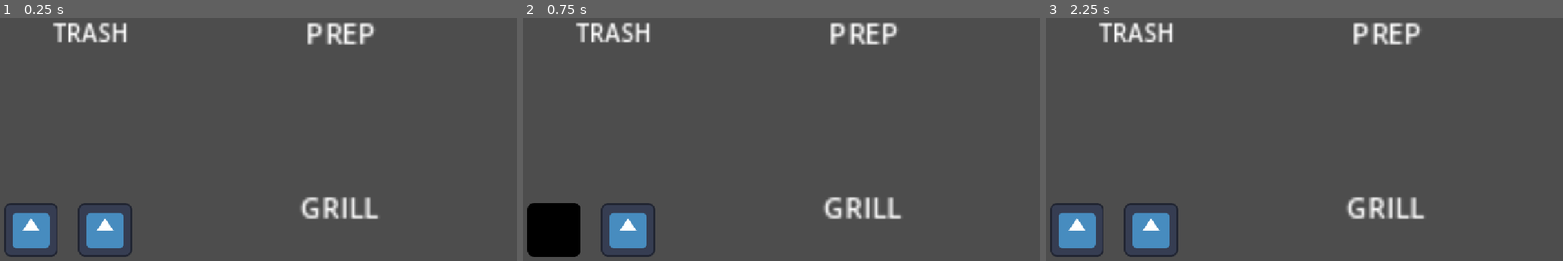
Above: before the commit, frames 1-3 (left to right).
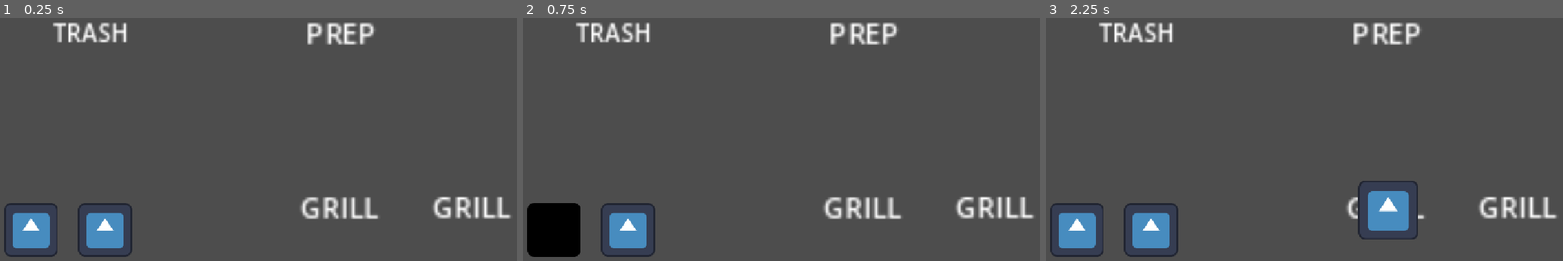
Above: after the commit, the same moments.

Repository: mosssara/Fish-and-Bun
Game: Godot game, scene res://scene/playarea.tscn
Two runs of this game, one before a commit and one after it. Both use one fixed random seed, a clock stepped at 60 frames per second and the inputs below. The engine's default icon, where the game draws it, is replaced by a stand-in: a white triangle on a blue panel in a dark square.
Inputs (mouse positions are in pixels of both pictures, inside the frame that each line leads up to):
- Up to frame 1 (0.25 s): no input
- Up to frame 2 (0.75 s): tap Enter at 0.5 s; move the mouse to (554, 229) at 0.52 s; click (554, 229) at 0.67 s
- Up to frame 3 (2.25 s): tap Space at 1.25 s; move the mouse to (1149, 229) at 1.27 s; click (1149, 229) at 1.42 s; tap Enter at 2 s; move the mouse to (1387, 209) at 2.02 s; click (1387, 209) at 2.17 s

The runs differ from the first frame. In frame 1, 0.9% of the frame differs, in the area x 83-99%, y 73-83%; in frame 2, 0.9%; in frame 3, 2.7%, in the area x 60-99%, y 67-92%.

Commit message:
GET TWO GRILL DONEEEE

Diff:
--- a/scene/bun.tscn
+++ b/scene/bun.tscn
@@ -31,3 +31,4 @@
 shape = SubResource("CircleShape2D_b1lj4")
 
 [connection signal="input_event" from="." to="." method="_on_input_event"]
+[connection signal="tree_exited" from="." to="." method="_on_tree_exited"]
--- a/scene/meat.tscn
+++ b/scene/meat.tscn
@@ -31,3 +31,4 @@
 shape = SubResource("CircleShape2D_b1lj4")
 
 [connection signal="input_event" from="." to="." method="_on_input_event"]
+[connection signal="tree_exited" from="." to="." method="_on_tree_exited"]
--- a/scene/playarea.tscn
+++ b/scene/playarea.tscn
@@ -5,6 +5,7 @@
 [ext_resource type="Script" uid="uid://urbxiqe0enk6" path="res://script/trashcan.gd" id="3_6s32a"]
 [ext_resource type="Script" uid="uid://dkpkewtdc74i8" path="res://script/meatpick.gd" id="3_8pu8s"]
 [ext_resource type="Script" uid="uid://bv3uftvubd3gc" path="res://script/grill_1.gd" id="3_plb6v"]
+[ext_resource type="Script" uid="uid://cgv7myd6wrtjx" path="res://script/grill_2.gd" id="5_3vh8y"]
 [ext_resource type="Script" uid="uid://hh5y7l7fb6ol" path="res://script/prepzone.gd" id="5_c7c5x"]
 
 [sub_resource type="RectangleShape2D" id="RectangleShape2D_xrivr"]
@@ -62,6 +63,24 @@
 offset_bottom = -28.0
 scale = Vector2(3.7279205, 3.799901)
 text = "GRILL"
+metadata/_edit_use_anchors_ = true
+
+[node name="grill2" type="Area2D" parent="." unique_id=476482152]
+position = Vector2(1018, 524)
+script = ExtResource("5_3vh8y")
+
+[node name="grillclick" type="CollisionShape2D" parent="grill2" unique_id=595103973]
+scale = Vector2(1.9200001, 1.9200001)
+shape = SubResource("RectangleShape2D_13qdw")
+
+[node name="Label" type="Label" parent="grill2" unique_id=661097262]
+offset_left = -90.00001
+offset_top = -51.0
+offset_right = -45.000008
+offset_bottom = -28.0
+scale = Vector2(3.7279205, 3.799901)
+text = "GRILL"
+metadata/_edit_use_anchors_ = true
 
 [node name="trashcan" type="Area2D" parent="." unique_id=1819444425]
 position = Vector2(197, 147)
@@ -99,5 +118,6 @@
 [connection signal="input_event" from="Bunzone" to="Bunzone" method="_on_input_event"]
 [connection signal="input_event" from="Meatzone" to="Meatzone" method="_on_input_event"]
 [connection signal="input_event" from="grill1" to="grill1" method="_on_input_event"]
+[connection signal="input_event" from="grill2" to="grill2" method="_on_input_event"]
 [connection signal="input_event" from="trashcan" to="trashcan" method="_on_input_event"]
 [connection signal="input_event" from="prepzone" to="prepzone" method="_on_input_event"]
--- a/script/Global.gd
+++ b/script/Global.gd
@@ -6,6 +6,7 @@
 var current_select = null
 var parent = null
 var grill1 = false # unoccupied
+var grill2 = false
 var foodstack = [] #array to save food order etc bread/meat/meat etc
 func select_check(select1,select2,select3,select4):
 	var result = (select1 == true or select2 == true or select3 == true or select4 == true)
--- /dev/null
+++ b/script/bell.gd
@@ -0,0 +1 @@
+extends Area2D
--- a/script/bun.gd
+++ b/script/bun.gd
@@ -2,9 +2,9 @@
 @onready var cooktime: Timer = $cooktime
 @onready var animated_sprite_2d: AnimatedSprite2D = $AnimatedSprite2D
 
-var raw = 13 # 12 sec-time set is raw
-var half = 8 # 6 sec to 11.999 sec is half
-var cooked = 1 # 1-6 is cookes and less than 1 is burned
+var raw = 13 # 13 sec-time set is raw
+var half = 8 # 8 sec to 11.999 sec is half
+var cooked = 1 # 1-8 is cookes and less than 1 is burned
 
 var status = 11 # 1 = raw ,2 = half, 3 = cooked, 0 = burned
 # Called when the node enters the scene tree for the first time.
@@ -15,23 +15,22 @@
 # Called every frame. 'delta' is the elapsed time since the previous frame.
 func _process(delta: float) -> void:
 	if cooktime.get_time_left() >= raw and cooktime.is_stopped() == false:
-		print(cooktime.get_time_left(),"raw")
+		#print(cooktime.get_time_left(),"raw")
 		status = 11
 	elif cooktime.get_time_left() >= half and cooktime.is_stopped() == false:
-		print(cooktime.get_time_left(),"half")
+		#print(cooktime.get_time_left(),"half")
 		status = 12
 	elif cooktime.get_time_left() >= cooked and cooktime.is_stopped() == false:
-		print(cooktime.get_time_left(),"cooked")
+		#print(cooktime.get_time_left(),"cooked")
 		status = 13
 	else:
-		print(cooktime.get_time_left(),"burned")
+		#print(cooktime.get_time_left(),"burned")
 		status = 0
 
 	if Global.select_bun == false:
 		animated_sprite_2d.set_modulate(Color.WHITE)
 
-	if Global.grill1 == false:
-		cooktime.set_paused(true)
+
 func _on_input_event(viewport: Node, event: InputEvent, shape_idx: int) -> void:
 	if event is InputEventMouseButton and event.button_index == 1 and event.is_pressed() and Global.select_check(Global.select_bun,Global.select_meat, Global.select_lettuce,Global.select_secret) != true: #check left click
 		print("CLICK")
@@ -42,3 +41,7 @@
 		animated_sprite_2d.set_modulate(Color.BLACK)
 
 		Global.showstat()
+
+
+func _on_tree_exited() -> void:
+	cooktime.set_paused(true)
--- a/script/grill_1.gd
+++ b/script/grill_1.gd
@@ -8,22 +8,19 @@
 
 		var bun = bun_scene.instantiate()
 		var meat = meat_scene.instantiate()
-
-		match str(Global.current_select):
-			"bun":
+		print(Global.current_select)
+		match Global.current_select:
+			"Bun":
 				add_child(bun)
 				bun.global_position = global_position
-			"meat":
+				print("BUNNNNNNNNNNN")
+			"Meat":
 				add_child(meat)
 				meat.global_position = global_position
-
+				print("MEATTTTTTTTTT")
 		Global.current_select = null
 		Global.select_bun = false
 		Global.select_meat = false
 		Global.grill1 = true
 		print("grill")
-
-
-
-
 		Global.showstat()
--- /dev/null
+++ b/script/grill_2.gd
@@ -0,0 +1,26 @@
+extends Area2D
+
+var bun_scene = load("res://scene/bun.tscn")
+var meat_scene = load("res://scene/meat.tscn")
+
+func _on_input_event(viewport: Node, event: InputEvent, shape_idx: int) -> void:
+	if event is InputEventMouseButton and event.button_index == 1 and event.is_pressed() and Global.select_check(Global.select_bun,Global.select_meat, Global.select_lettuce,Global.select_secret) == true and Global.grill2 == false:
+
+		var bun = bun_scene.instantiate()
+		var meat = meat_scene.instantiate()
+		print(Global.current_select)
+		match Global.current_select:
+			"Bun":
+				add_child(bun)
+				bun.global_position = global_position
+				print("BUNNNNNNNNNNN")
+			"Meat":
+				add_child(meat)
+				meat.global_position = global_position
+				print("MEATTTTTTTTTT")
+		Global.current_select = null
+		Global.select_bun = false
+		Global.select_meat = false
+		Global.grill2 = true
+		print("grill")
+		Global.showstat()
--- a/script/meat.gd
+++ b/script/meat.gd
@@ -15,31 +15,34 @@
 # Called every frame. 'delta' is the elapsed time since the previous frame.
 func _process(delta: float) -> void:
 	if cooktime.get_time_left() >= raw and cooktime.is_stopped() == false:
-		print(cooktime.get_time_left(),"raw")
+		#print(cooktime.get_time_left(),"raw")
 		status = 21
 
 	elif cooktime.get_time_left() >= half and cooktime.is_stopped() == false:
-		print(cooktime.get_time_left(),"half")
+		#print(cooktime.get_time_left(),"half")
 		status = 22
 	elif cooktime.get_time_left() >= cooked and cooktime.is_stopped() == false:
-		print(cooktime.get_time_left(),"cooked")
+		#print(cooktime.get_time_left(),"cooked")
 		status = 23
 	else:
-		print(cooktime.get_time_left(),"burned")
+		#print(cooktime.get_time_left(),"burned")
 		status = 0
 
 	if Global.select_meat == false:
 		animated_sprite_2d.set_modulate(Color.WHITE)
 
-	if Global.grill1 == false:
-		cooktime.set_paused(true)
+
 func _on_input_event(viewport: Node, event: InputEvent, shape_idx: int) -> void:
 	if event is InputEventMouseButton and event.button_index == 1 and event.is_pressed() and Global.select_check(Global.select_bun,Global.select_meat, Global.select_lettuce,Global.select_secret) != true: #check left click
 		Global.current_select = get_node(get_path())
-		print("path: "+Global.current_select)
+
 		Global.parent = get_parent()
 		print(Global.current_select)
 		Global.select_meat = true #boolean to check with grill
 		animated_sprite_2d.set_modulate(Color.BLACK)
 
 		Global.showstat()
+
+
+func _on_tree_exited() -> void:
+	cooktime.set_paused(true)
--- a/script/prepzone.gd
+++ b/script/prepzone.gd
@@ -8,10 +8,12 @@
 		elif Global.current_select != null:
 			if Global.parent.name == "grill1":
 				Global.grill1 = false
-				Global.foodstack.append(Global.current_select.status)
-				print(Global.current_select.name)
-				print(Global.foodstack)
-				Global.current_select.free()
+			else:
+				Global.grill2 = false
+			Global.foodstack.append(Global.current_select.status)
+			print(Global.current_select.name)
+			print(Global.foodstack)
+			Global.current_select.free()
 
 		#need to write script to display the food stacking
 		Global.select_bun = false
--- a/script/trashcan.gd
+++ b/script/trashcan.gd
@@ -8,7 +8,8 @@
 		elif Global.current_select != null:
 			if Global.parent.name == "grill1":
 				Global.grill1 = false
-			#else:
+			else:
+				Global.grill2 = false
 			print(Global.current_select)
 			Global.current_select.free()
 			Global.current_select = null
Not shown, added: script/bell.gd.uid
Not shown, added: script/grill_2.gd.uid
